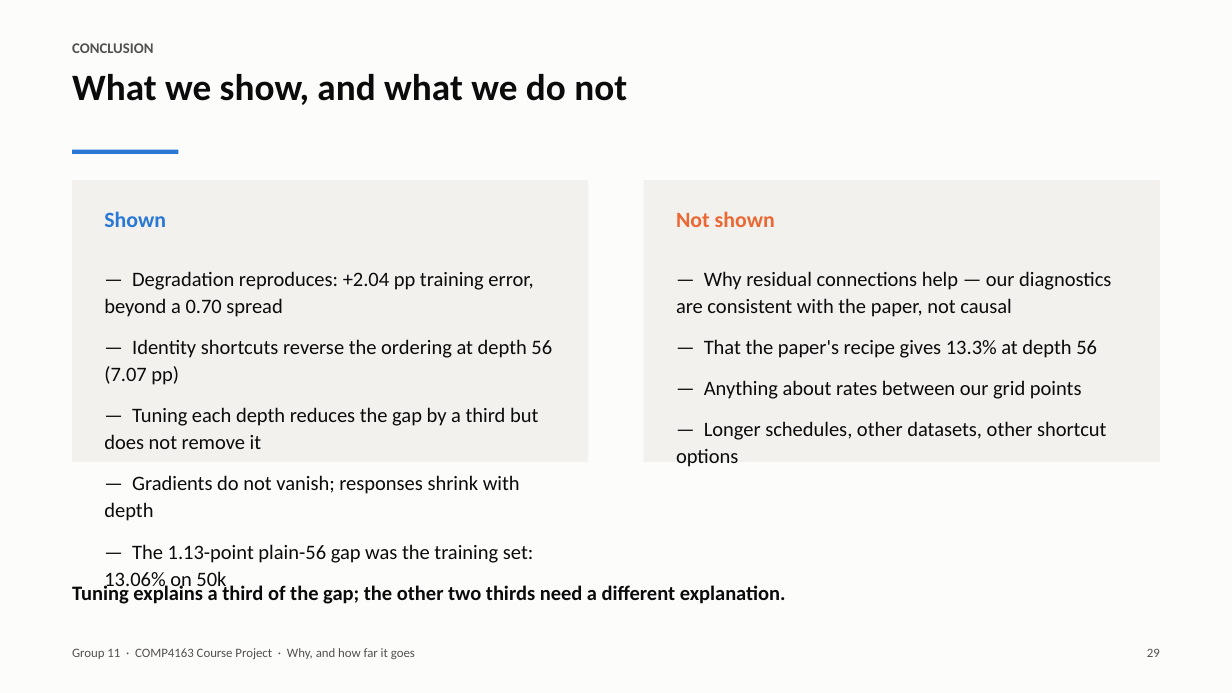
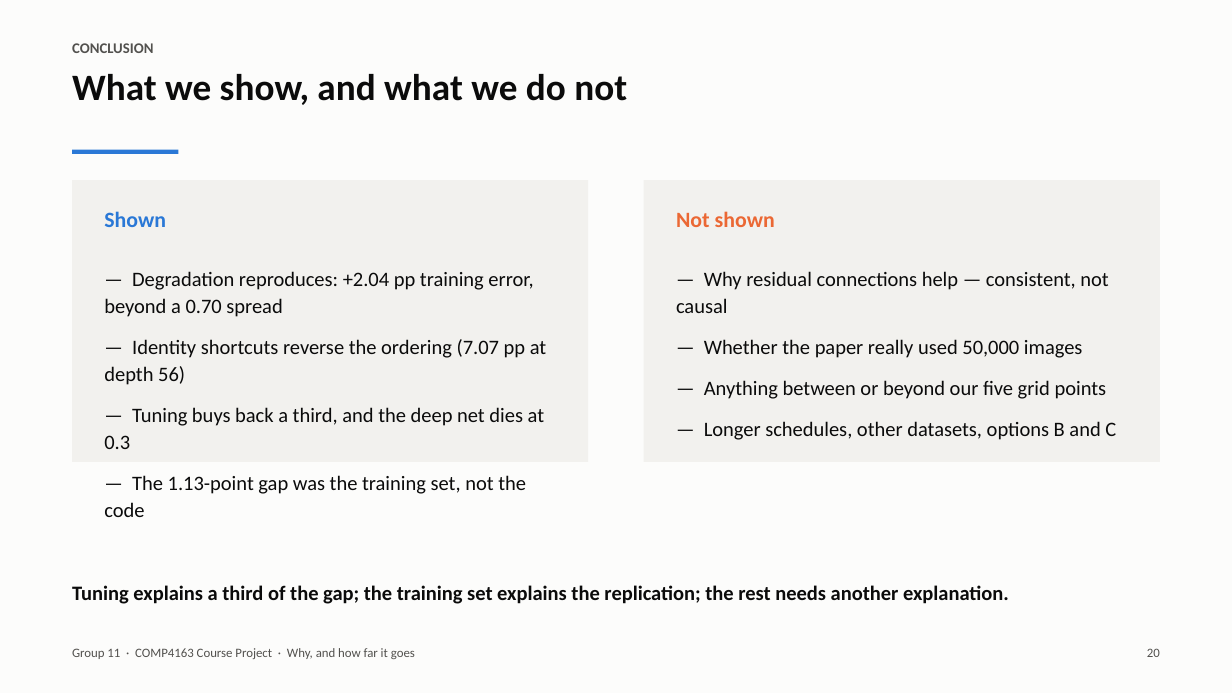
Before and after one commit to v68md6ttb2-ux/COMP4163-ResNet-Degradation, a slide deck: slide 20 of report/slides.pptx (slide 29 before the commit). Drawn at 1232x693 pixels with LibreOffice and Linux fonts; fonts in the diff are those of the drawing. Boxes give left, top, right and bottom in pixels: in the first picture for what was removed or moved away, otherwise in the second. Text is boxed around its words. In the diff, an @@ line names an element or a change of style, - is before the commit and + after.

Commit message:
Cut the deck from 37 slides to 25
Twenty main slides plus a divider and four backups, about 13 minutes of
speaking against the previous 20. What went:

- the stand-alone 'why it matters' slide and the architecture slide, whose
  points survive in the puzzle and hero slides
- the separate open-choices table, now a caption on the recipe table
- the standalone differences-of-means table, merged into the Table 6 slide
- the separate pre-registered-hypothesis slide, merged with the objection
- the gradients figure, left as one line on the mechanism slide (it is in the
  report and the backup sheet)
- two backup slides

Every graded element stays in the main flow: the extraction, the recipe and
its open choices, the three-seed table with the spread test, both experiments,
and the shown / not-shown conclusion.

```diff
--- a/report/slides.pptx
+++ b/report/slides.pptx
@@ text at (676, 271, 1116, 440): text changed @@
-— Why residual connections help — our diagnostics are consistent with the paper, not causal
-— That the paper's recipe gives 13.3% at depth 56
-— Anything about rates between our grid points
-— Longer schedules, other datasets, other shortcut options
+— Why residual connections help — consistent, not causal
+— Whether the paper really used 50,000 images
+— Anything between or beyond our five grid points
+— Longer schedules, other datasets, options B and C
@@ text at (104, 339, 546, 517): text changed @@
-— Identity shortcuts reverse the ordering at depth 56 (7.07 pp)
-— Tuning each depth reduces the gap by a third but does not remove it
-— Gradients do not vanish; responses shrink with depth
-— The 1.13-point plain-56 gap was the training set: 13.06% on 50k
+— Identity shortcuts reverse the ordering (7.07 pp at depth 56)
+— Tuning buys back a third, and the deep net dies at 0.3
+— The 1.13-point gap was the training set, not the code
@@ text at (72, 585, 1009, 604): text changed @@
-Tuning explains a third of the gap; the other two thirds need a different explanation.
+Tuning explains a third of the gap; the training set explains the replication; the rest needs another explanation.
@@ text at (1147, 648, 1160, 657): text changed @@
-29
+20
```
Also in this commit, not shown: 22 other slides changed, 12 slides removed, 1 other file.
